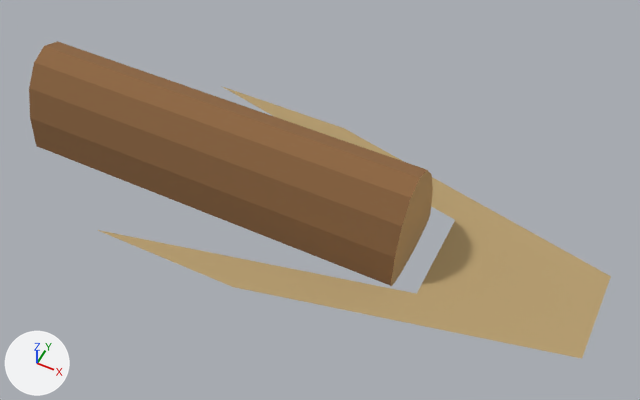
The glTF model contrib/workout-game-assets/generated/WG_LogOver_Greybox.glb as it was, and as the next commit left it.
Before and after are seen from a 50 mm camera at (2.0, -3.84, 3.64) aimed at (0.6, -1.06, 0.16). Arrows for +X, +Y and +Z are at lower left; the lights stay in place. The older version comes first. Where no turn or scale is listed for an object, it has been applied to the vertices.

The first picture shows 'GEO_LogOverObstacle_LOD0', 'GEO_LogOverTile_LOD0'.
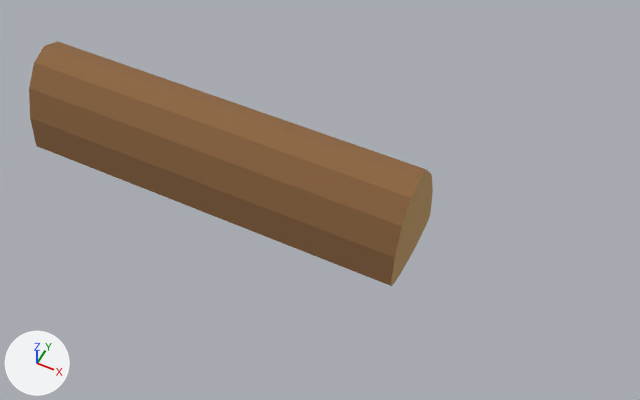
Diff of the bpy script that builds the scene:
```diff
--- a/contrib/workout-game-assets/generated/WG_LogOver_Greybox.glb.py
+++ b/contrib/workout-game-assets/generated/WG_LogOver_Greybox.glb.py
@@ ob_geo_logovertile_lod0 @@
-ob_geo_logovertile_lod0 = bpy.data.objects.new('GEO_LogOverTile_LOD0', me_geo_logovertile_lod0)
-ob_geo_logovertile_lod0.location = (0.0, 0.0, 0.0)
```

Changed parts and their boxes [x1, y1, x2, y2] in the pictures (640 x 400 px):
'GEO_LogOverTile_LOD0', deleted (brown): before [98, 87, 611, 359]
